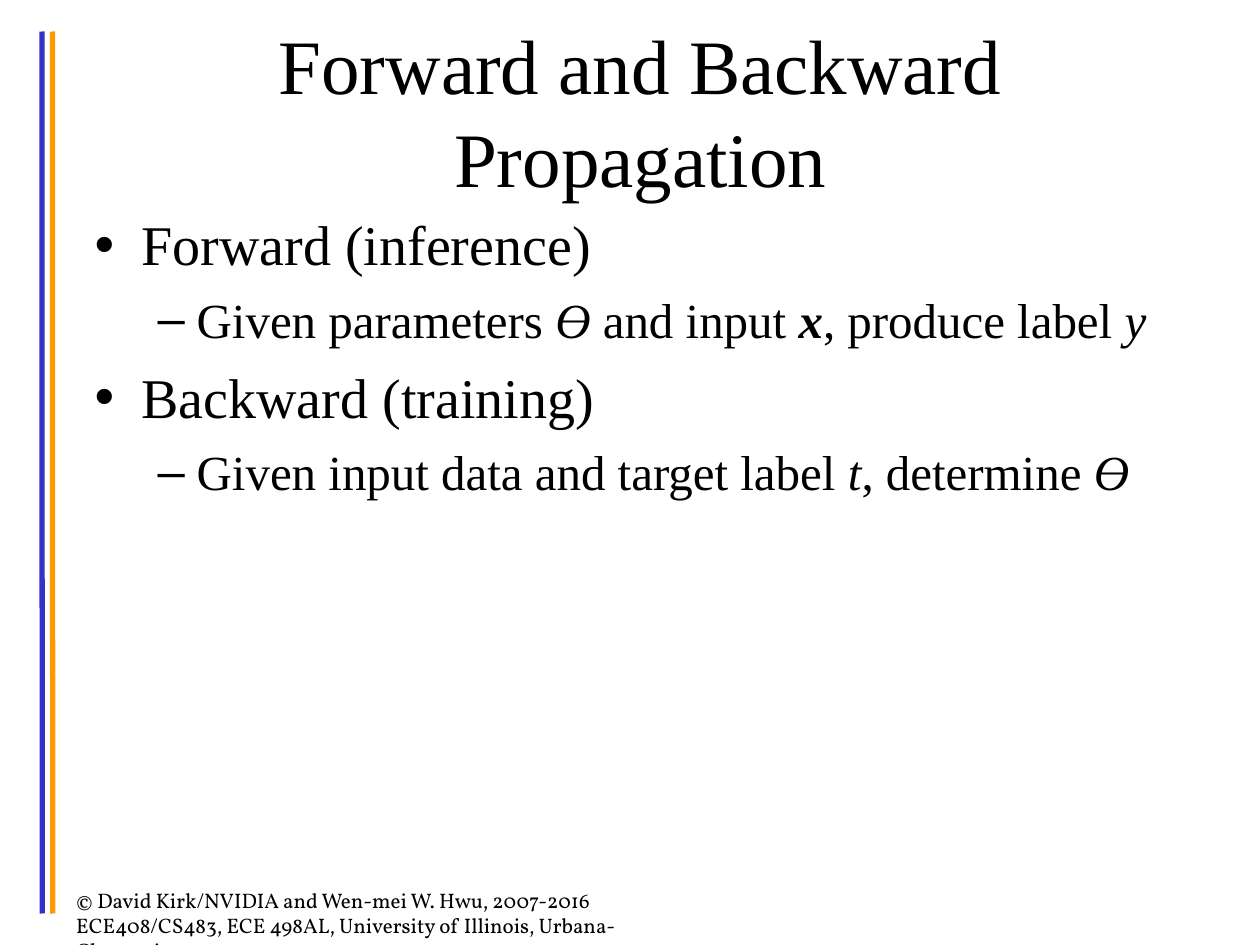
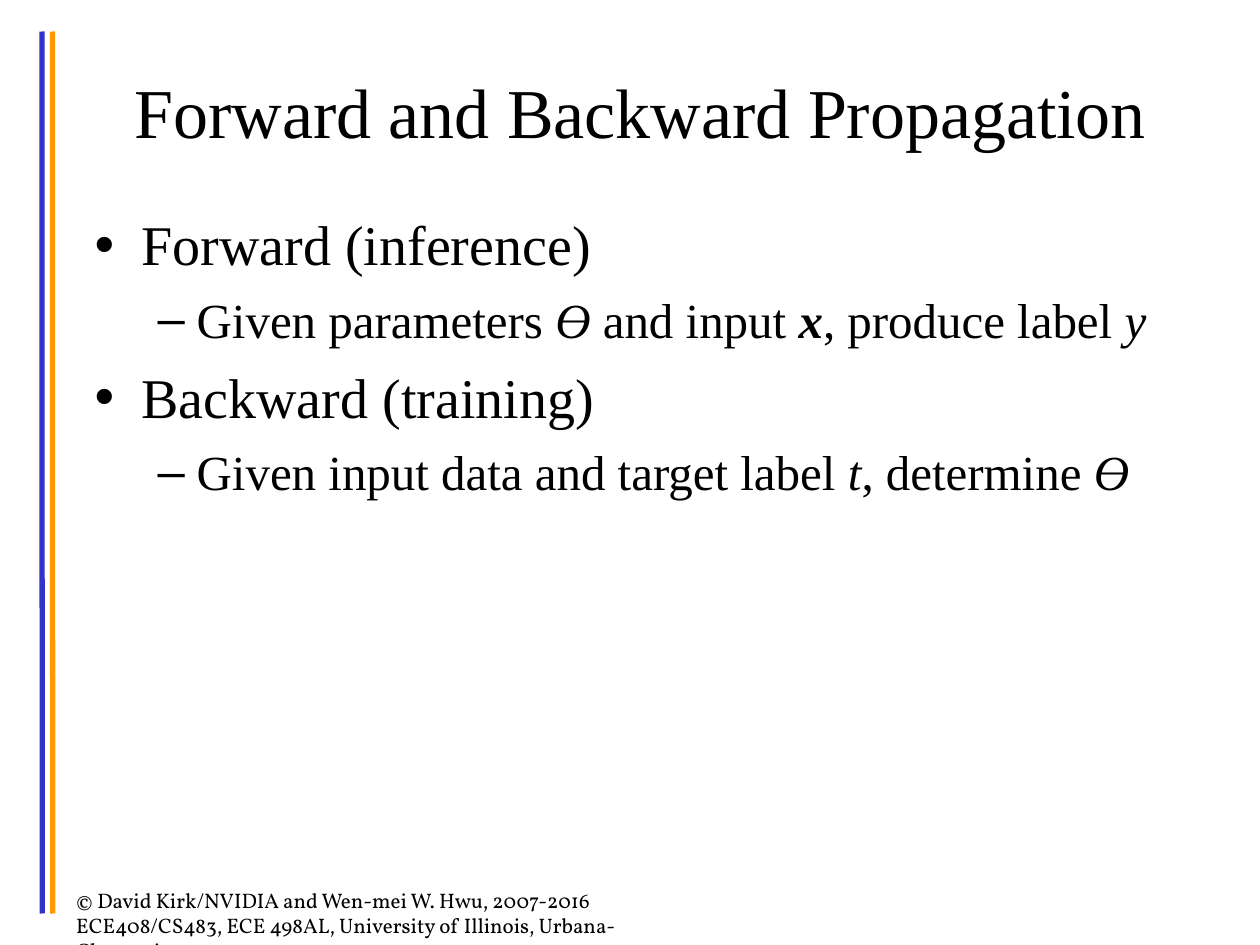
Before and after one commit to cwpearson/hugo-cwpearson, a slide deck: slide 14 of static/pptx/2017FA_ECE408_dl02_FF-Gradient.pptx (slide 13 before the commit). Drawn at 1260x945 pixels with LibreOffice and Linux fonts; fonts in the diff are those of the drawing. Boxes give left, top, right and bottom in pixels: in the first picture for what was removed or moved away, otherwise in the second. Text is boxed around its words. In the diff, an @@ line names an element or a change of style, - is before the commit and + after.

```diff
--- a/static/pptx/2017FA_ECE408_dl02_FF-Gradient.pptx
+++ b/static/pptx/2017FA_ECE408_dl02_FF-Gradient.pptx
@@ title "Forward and Backward Propagation" at [134, 89, 1146, 151]: size 44 to 40 pt @@
```
Also in this commit, not shown: 6 other slides changed, 4 slides added, 1 slide removed, 4 other files.
